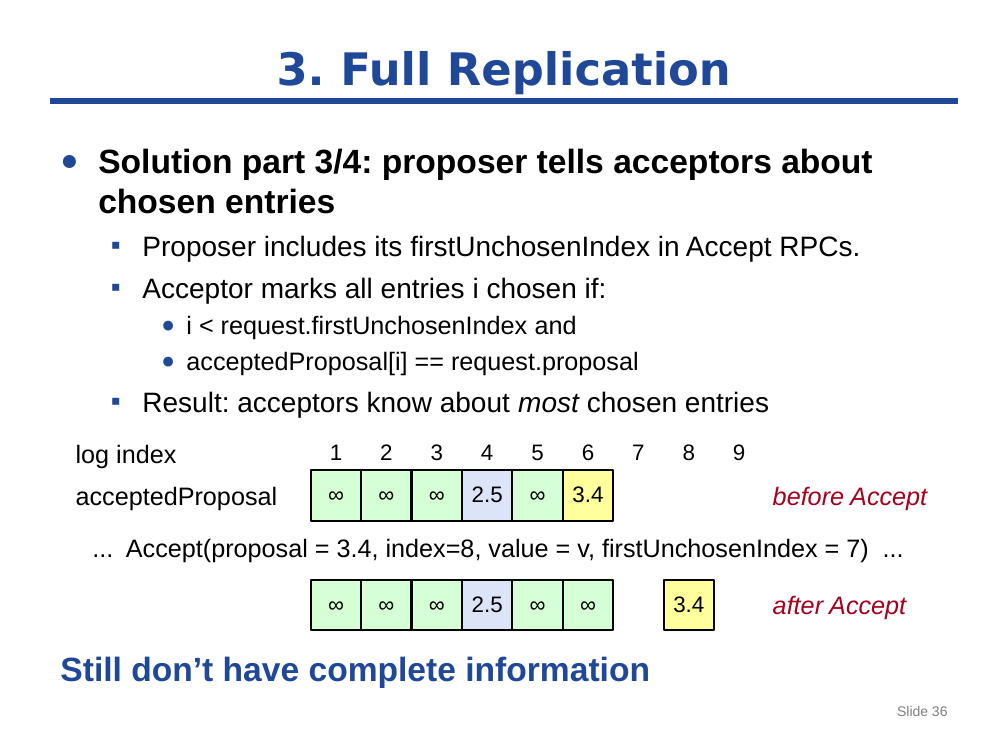
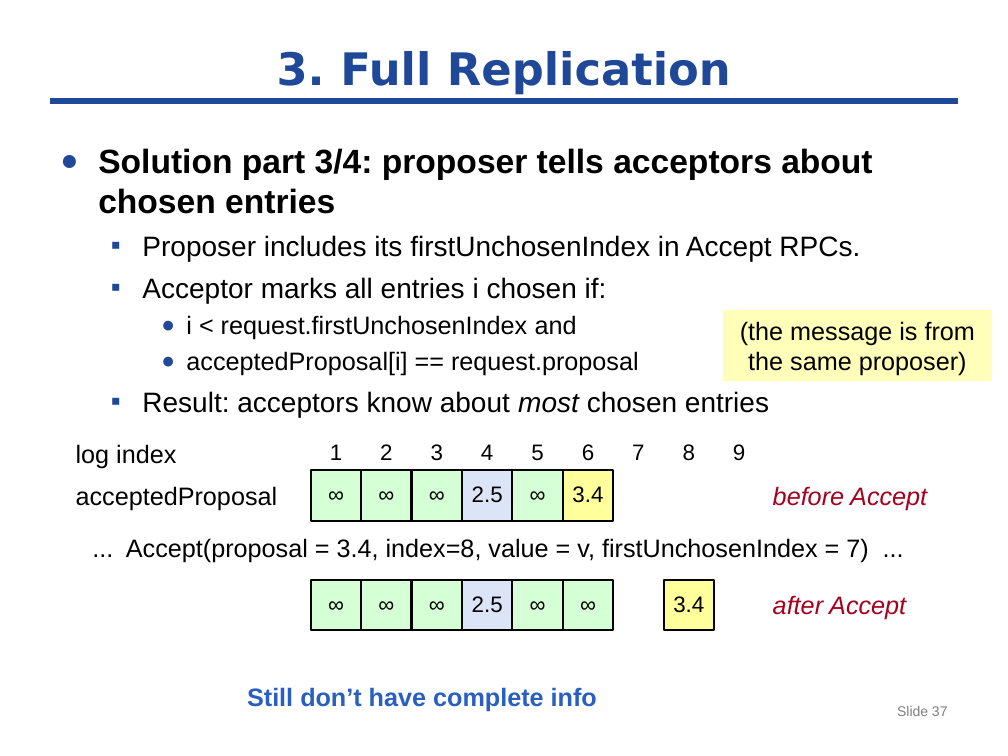
Before and after one commit to byshen/cse291_dependable_system, a slide deck: slide 37 of paxos/paxos-291.pptx (slide 36 before the commit). Drawn at 1008x756 pixels with LibreOffice and Linux fonts; fonts in the diff are those of the drawing. Boxes give left, top, right and bottom in pixels: in the first picture for what was removed or moved away, otherwise in the second. Text is boxed around its words. In the diff, an @@ line names an element or a change of style, - is before the commit and + after.

```diff
--- a/paxos/paxos-291.pptx
+++ b/paxos/paxos-291.pptx
@@ rectangle added at (723, 309, 992, 381), fill #FFFFB9, 18 pt, text #000000 @@
+(the message is from the same proposer)
@@ text at (60, 656, 650, 688): paragraph removed @@
-Still don’t have complete information
@@ text added at (247, 687, 597, 712), 18 pt, text #295EC2, bold @@
+Still don’t have complete info
@@ page number at (897, 706, 948, 716): text changed @@
-Slide 36
+Slide 37
```
Also in this commit, not shown: 7 other slides changed, 5 slides added.
